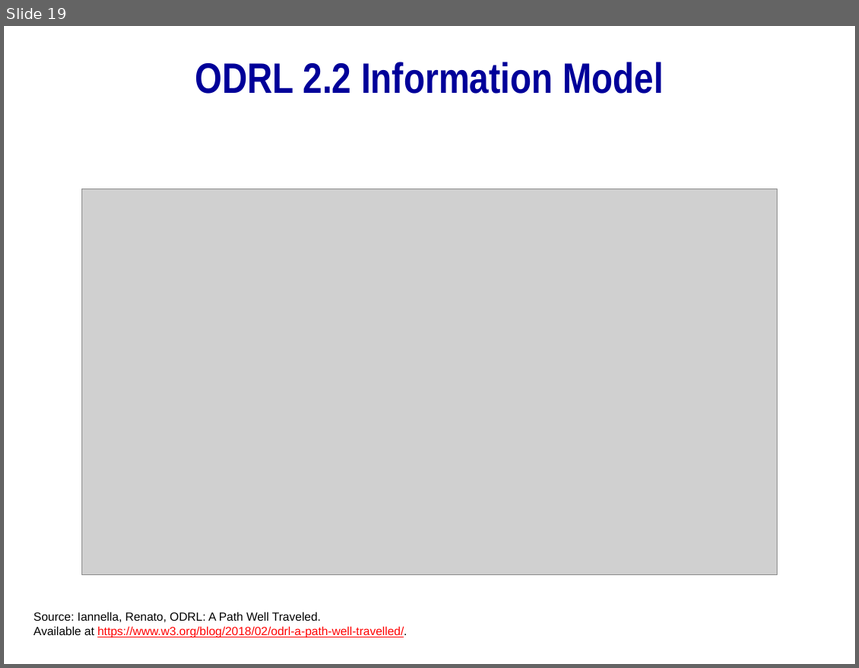
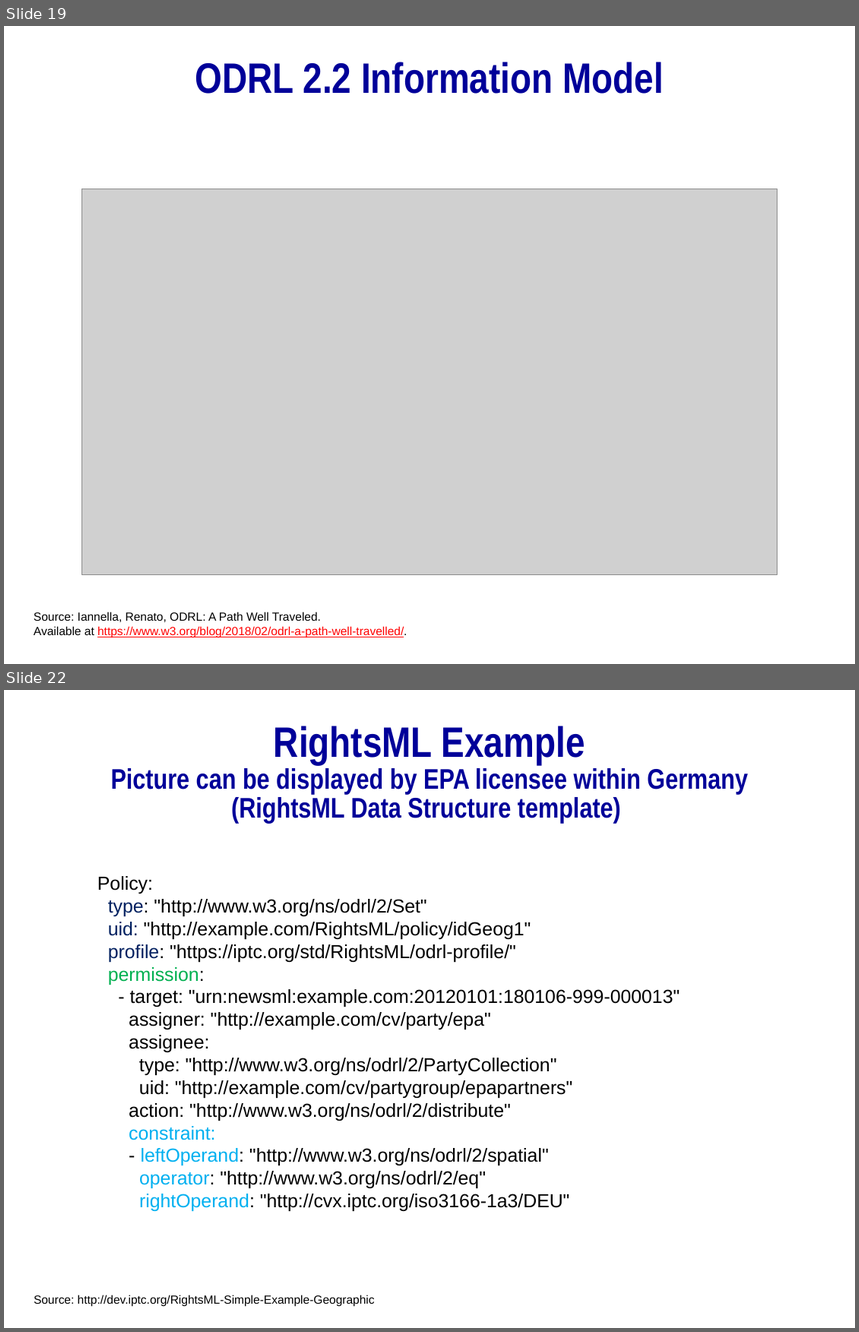
Before and after one commit to mitmedialab/2019-MIT-Computational-Law-Course, a slide deck: Presentations/Rights Expression Languages.pptx. Shown one above the other, each under a label of ours: slide 19 before the commit, slides 19 and 22 after it; the slides between them are not shown. The pictures are 859x668 and 859x1332 pixels, drawn with LibreOffice and Linux fonts; fonts in the diff are those of the drawing; grey boxes stand for pictures; background and template pictures are left out. Boxes give left, top, right and bottom in pixels: in the first picture for what was removed or moved away, otherwise in the second. Text is boxed around its words. In the diff, an @@ line names an element or a change of style, - is before the commit and + after.

```diff
--- a/Presentations/Rights Expression Languages.pptx
+++ b/Presentations/Rights Expression Languages.pptx
@@ slide 22 added at (4,690,855,1328), background #FFFFFF @@
@@ title added at (111,726,748,823), 24 pt, text #000099, bold @@
+RightsML Example
+Picture can be displayed by EPA licensee within Germany
+(RightsML Data Structure template)
@@ text added at (97,876,680,1211), 16 pt, text #000000 @@
+Policy:
+type: "http://www.w3.org/ns/odrl/2/Set"
+uid: "http://example.com/RightsML/policy/idGeog1"
+profile: "https://iptc.org/std/RightsML/odrl-profile/"
+permission:
+- target: "urn:newsml:example.com:20120101:180106-999-000013"
+assigner: "http://example.com/cv/party/epa"
+assignee:
+type: "http://www.w3.org/ns/odrl/2/PartyCollection"
+uid: "http://example.com/cv/partygroup/epapartners"
+action: "http://www.w3.org/ns/odrl/2/distribute"
+constraint:
+- leftOperand: "http://www.w3.org/ns/odrl/2/spatial"
+operator: "http://www.w3.org/ns/odrl/2/eq"
+rightOperand: "http://cvx.iptc.org/iso3166-1a3/DEU"
@@ text added at (34,1295,375,1307), 10 pt, text #000000 @@
+Source: http://dev.iptc.org/RightsML-Simple-Example-Geographic
```
Also in this commit, not shown: 13 slides changed, 7 other slides added, 2 slides removed, 1 other file.
